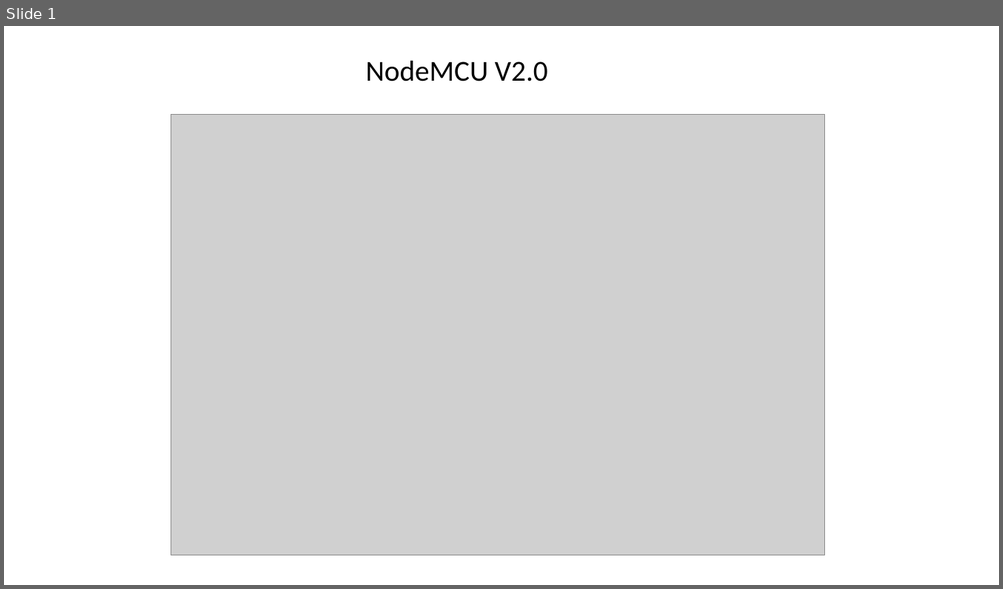
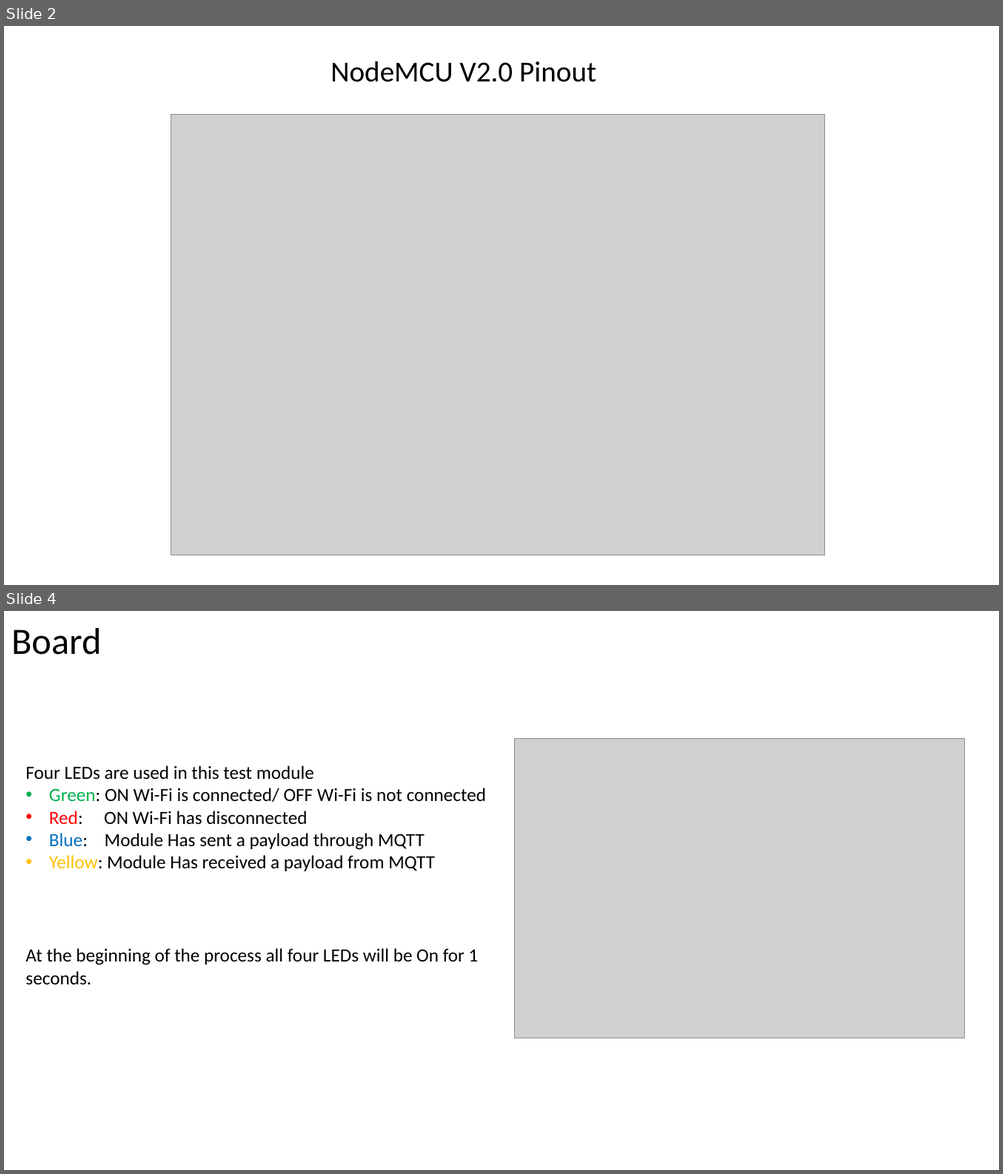
Before and after one commit to hamidrezaHemati/MQTT-AutoLock, a slide deck: Module Test/ESP8266/Pinout.pptx. Shown one above the other, each under a label of ours: slide 1 before the commit, slides 2 and 4 after it; the slides between them are not shown. The pictures are 1003x589 and 1003x1174 pixels, drawn with LibreOffice and Linux fonts; fonts in the diff are those of the drawing; grey boxes stand for pictures. Boxes give left, top, right and bottom in pixels: in the first picture for what was removed or moved away, otherwise in the second. Text is boxed around its words. In the diff, an @@ line names an element or a change of style, - is before the commit and + after.

Commit message:
Adding nodemcu and pinout doc, modify mqtt broaker public ip in code

```diff
--- a/Module Test/ESP8266/Pinout.pptx
+++ b/Module Test/ESP8266/Pinout.pptx
@@ slide 4 added at box(4, 611, 999, 1170), background #FFFFFF @@
@@ title added at box(11, 628, 101, 655), 36 pt, text #000000 @@
+Board
@@ picture added at box(515, 738, 965, 1038) @@
@@ text added at box(25, 766, 486, 871), 18 pt, text #000000 @@
+Four LEDs are used in this test module
+• Green: ON Wi-Fi is connected/ OFF Wi-Fi is not connected
+• Red: ON Wi-Fi has disconnected
+• Blue: Module Has sent a payload through MQTT
+• Yellow: Module Has received a payload from MQTT
@@ text added at box(25, 948, 478, 985), 18 pt, text #000000 @@
+At the beginning of the process all four LEDs will be On for 1 seconds.
@@ what was slide 1 is now slide 2 @@
@@ slide 2 changed as well @@
@@ text at box(330, 61, 596, 82): text changed @@
-NodeMCU V2.0
+NodeMCU V2.0 Pinout
```
Also in this commit, not shown: 3 other slides added, 3 other files.
